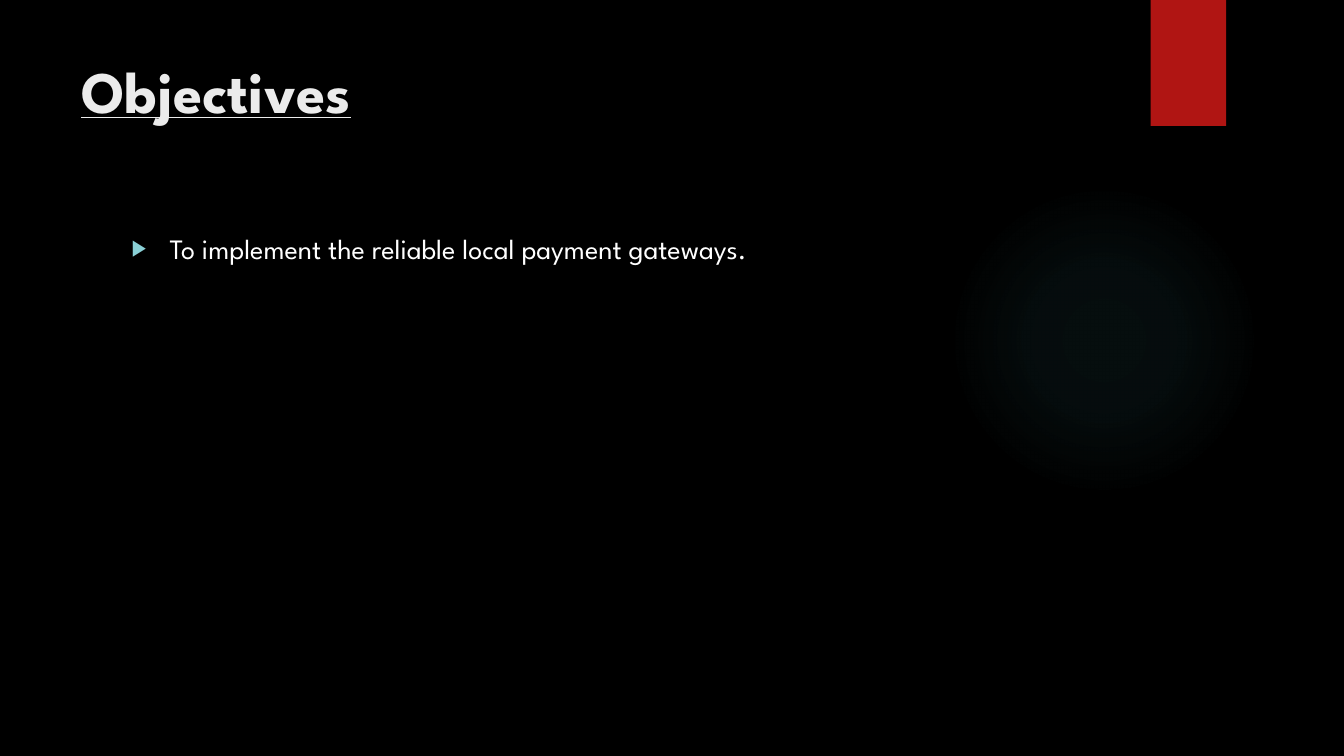
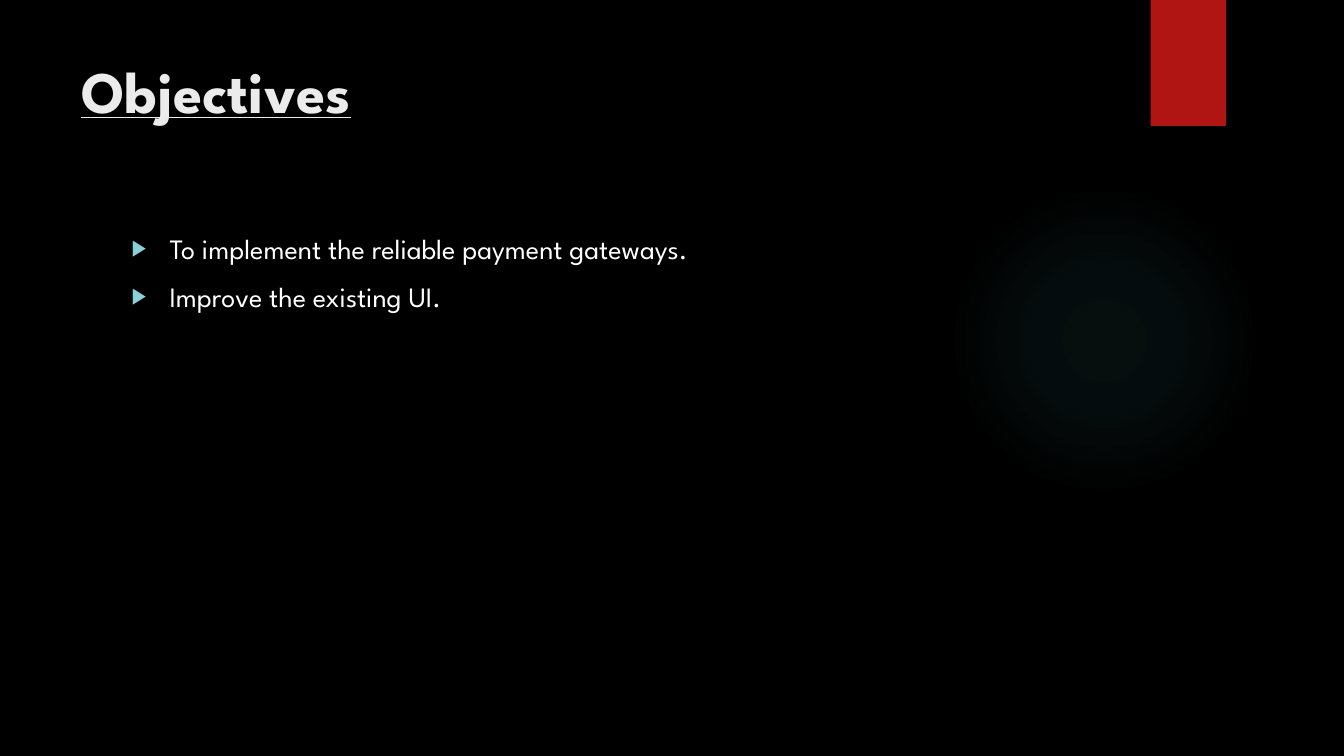
Before and after one commit to suyanthapa/Freelancing-Project, a slide deck: slide 3 of Documentation/Freelancing-Platform.pptx (slide 4 before the commit). Drawn at 1344x756 pixels with LibreOffice and Linux fonts; fonts in the diff are those of the drawing; background and template pictures are left out. Boxes give left, top, right and bottom in pixels: in the first picture for what was removed or moved away, otherwise in the second. Text is boxed around its words. In the diff, an @@ line names an element or a change of style, - is before the commit and + after.

```diff
--- a/Documentation/Freelancing-Platform.pptx
+++ b/Documentation/Freelancing-Platform.pptx
@@ text at (170,239,687,313): text changed @@
-▶ To implement the reliable local payment gateways.
+▶ To implement the reliable payment gateways.
+▶ Improve the existing UI.
```
Also in this commit, not shown: 3 other slides changed, 2 slides added, 6 slides removed, 4 other files.
